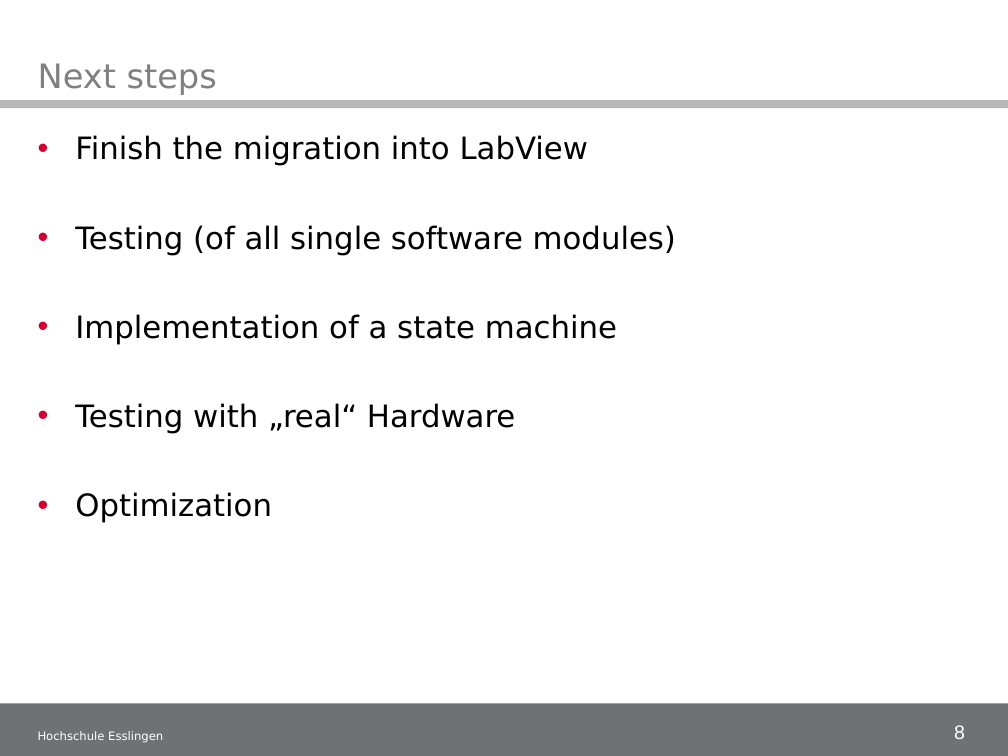
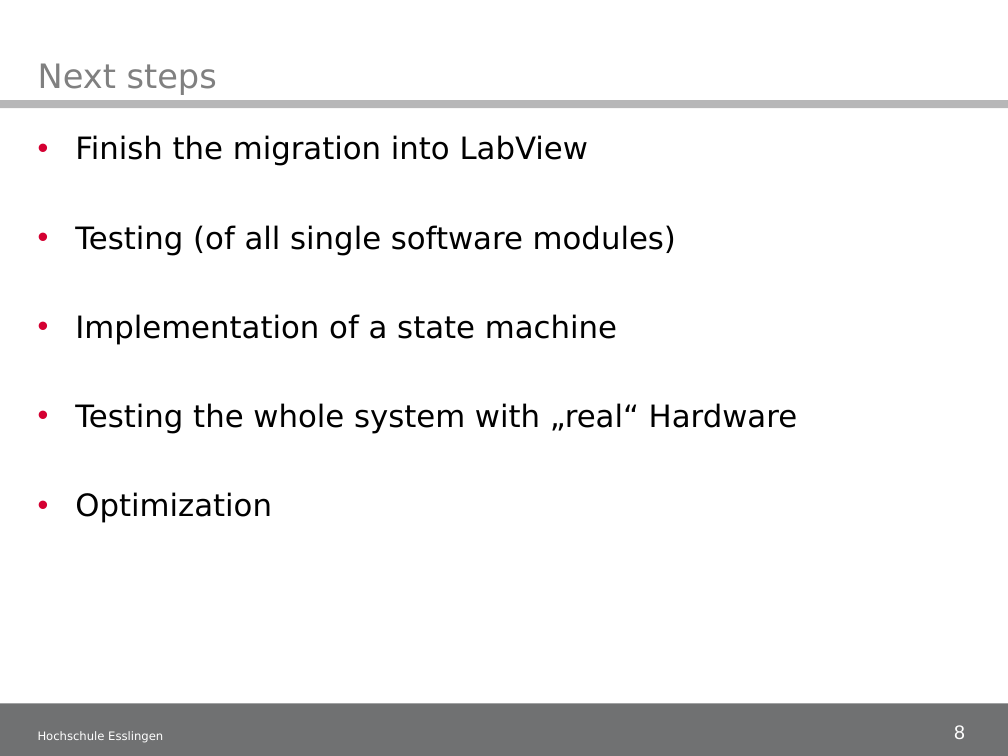
Before and after one commit to illogicdev/magneto, a slide deck: slide 8 of doku/50_Midtermpresentation/Midterm presentation_1.ppt. Drawn at 1008x756 pixels with LibreOffice and Linux fonts; fonts in the diff are those of the drawing; background and template pictures are left out. Boxes give left, top, right and bottom in pixels: in the first picture for what was removed or moved away, otherwise in the second. Text is boxed around its words. In the diff, an @@ line names an element or a change of style, - is before the commit and + after.

```diff
--- a/doku/50_Midtermpresentation/Midterm presentation_1.ppt
+++ b/doku/50_Midtermpresentation/Midterm presentation_1.ppt
@@ text at box(75, 403, 797, 434): text changed @@
-• Testing with „real“ Hardware
+• Testing the whole system with „real“ Hardware
```
Also in this commit, not shown: 5 other slides changed.
